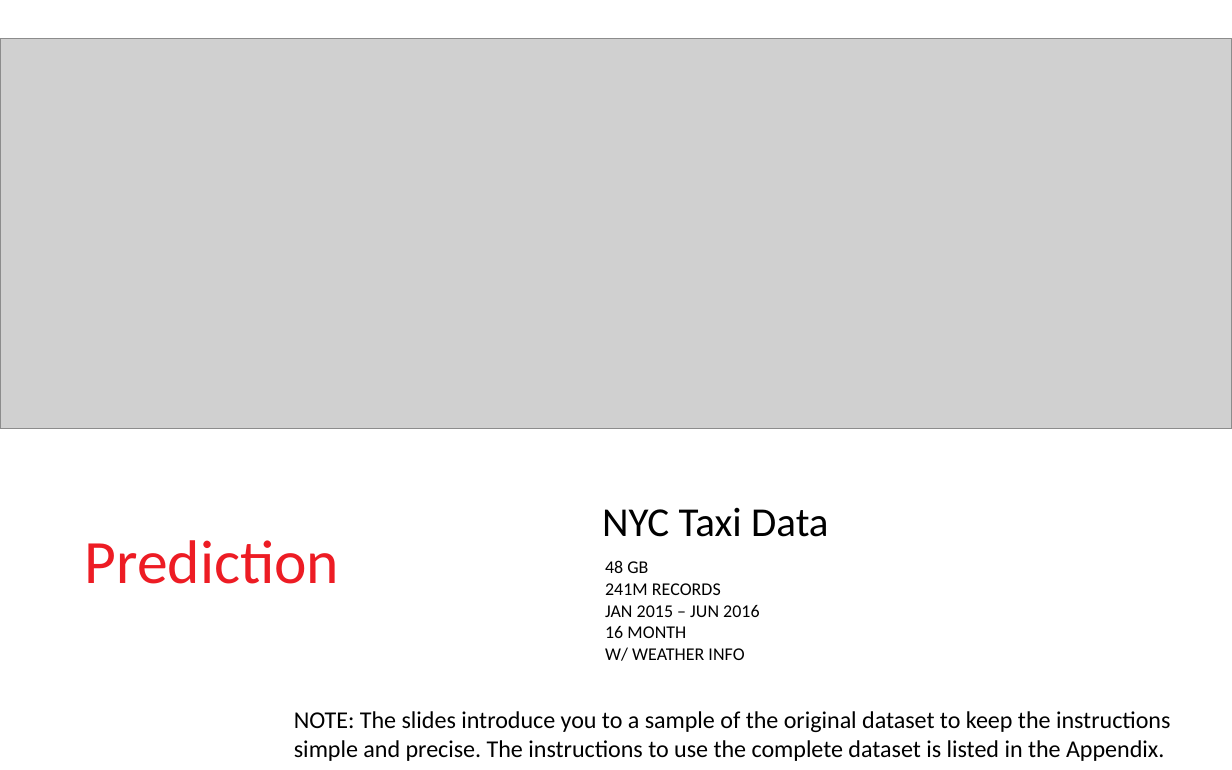
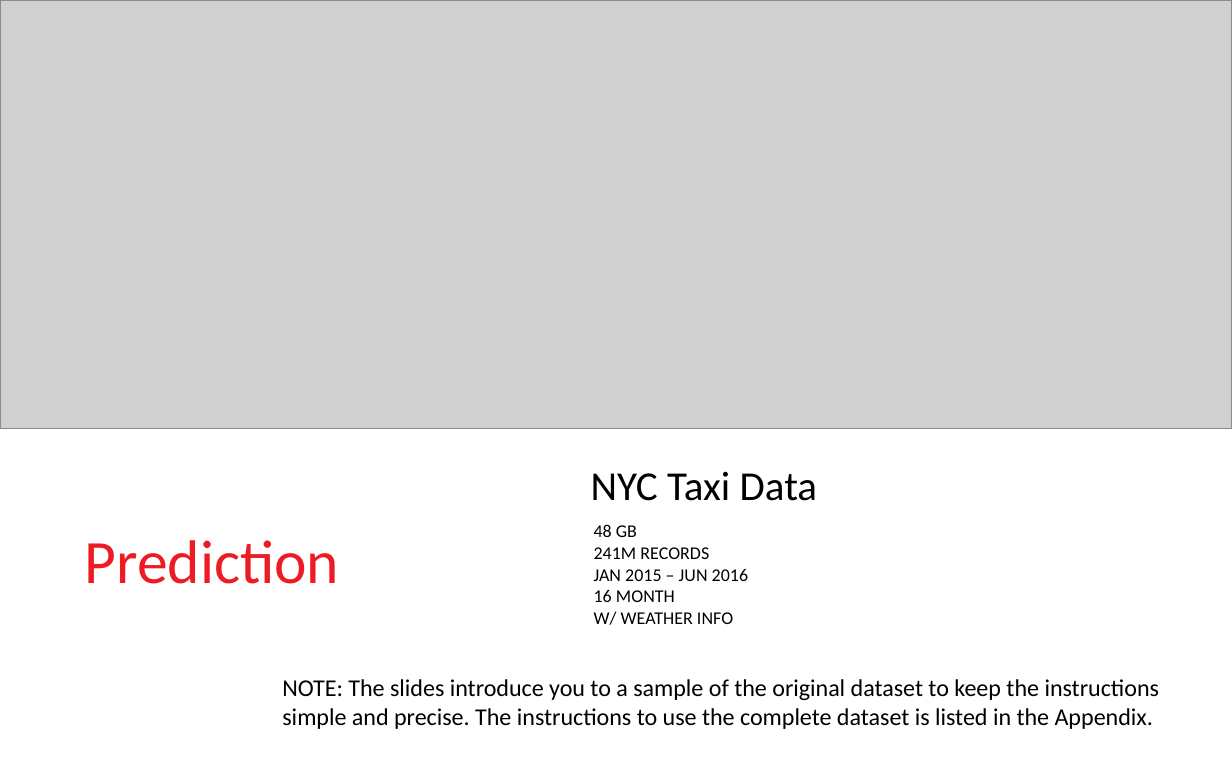
Before and after one commit to hpcc-systems/HPCC-ECL-Training, a slide deck: slide 3 of NYTaxiTrip/ppt/NYTaxi_slides.pptx. Drawn at 1232x770 pixels with LibreOffice and Linux fonts; fonts in the diff are those of the drawing; grey boxes stand for pictures; background and template pictures are left out. Boxes give left, top, right and bottom in pixels: in the first picture for what was removed or moved away, otherwise in the second. Text is boxed around its words. In the diff, an @@ line names an element or a change of style, - is before the commit and + after.

```diff
--- a/NYTaxiTrip/ppt/NYTaxi_slides.pptx
+++ b/NYTaxiTrip/ppt/NYTaxi_slides.pptx
@@ picture: place and size @@
-picture at box(0, 38, 1232, 429)
+picture at box(0, 0, 1232, 429)
@@ text "NYC Taxi Data": place and size @@
-text "NYC Taxi Data" at box(602, 507, 828, 537)
+text "NYC Taxi Data" at box(591, 471, 817, 501)
@@ text "48 GB": place and size @@
-text "48 GB" at box(605, 560, 759, 661)
+text "48 GB" at box(594, 524, 748, 625)
@@ text "NOTE: The slides introduce you ...": place and size @@
-text "NOTE: The slides introduce you ..." at box(294, 711, 1171, 761)
+text "NOTE: The slides introduce you ..." at box(282, 679, 1160, 729)
```
Also in this commit, not shown: 3 other slides changed, 11 other files.
